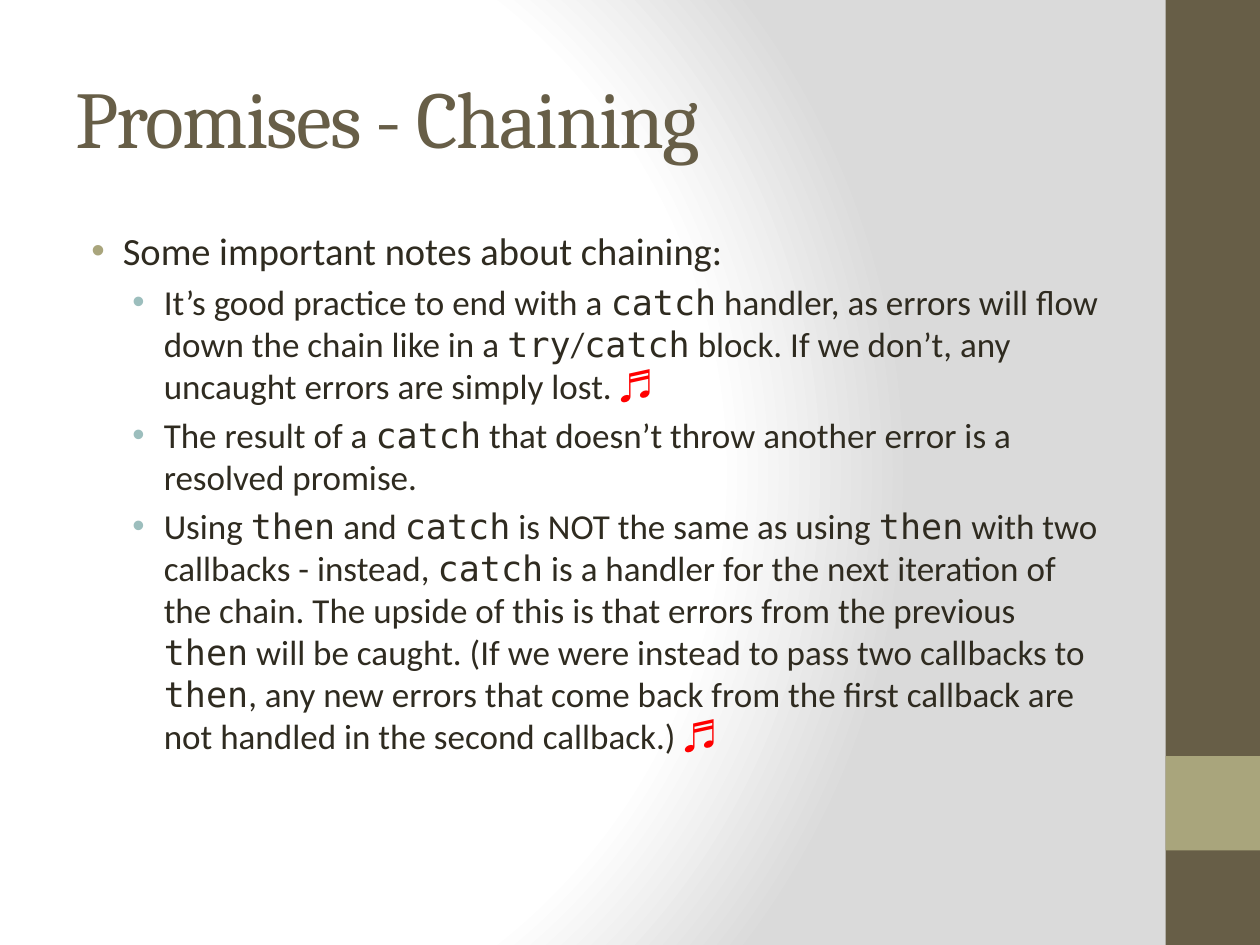
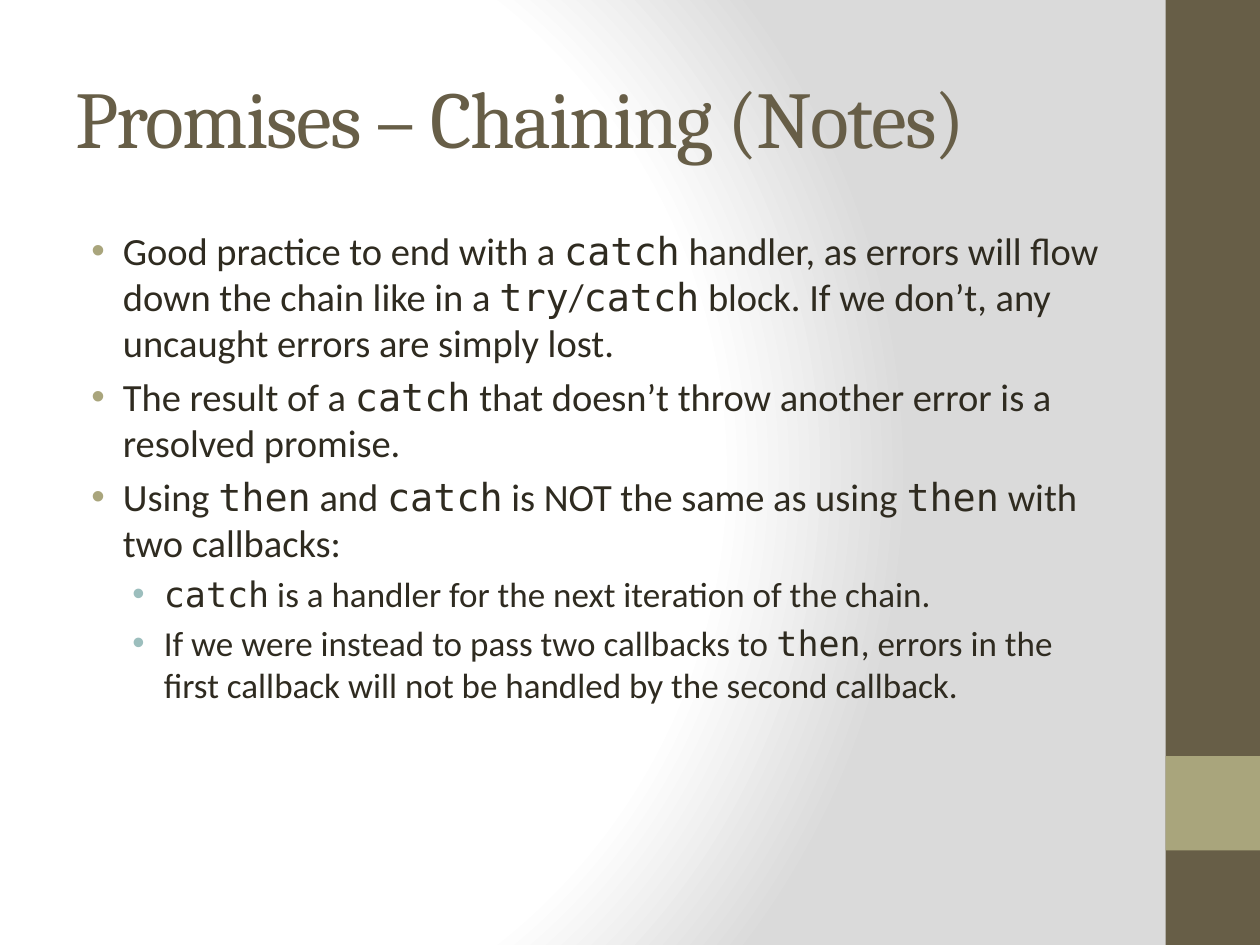
Before and after one commit to cheryly279/AsyncDiscussion, a slide deck: slide 16 of Async_Discussion_9_29_15.pptx (slide 18 before the commit). Drawn at 1260x945 pixels with LibreOffice and Linux fonts; fonts in the diff are those of the drawing. Boxes give left, top, right and bottom in pixels: in the first picture for what was removed or moved away, otherwise in the second. Text is boxed around its words. In the diff, an @@ line names an element or a change of style, - is before the commit and + after.

```diff
--- a/Async_Discussion_9_29_15.pptx
+++ b/Async_Discussion_9_29_15.pptx
@@ title at [76,91,966,166]: text changed @@
-Promises - Chaining
+Promises – Chaining (Notes)
@@ text at [123,235,1098,364]: text changed; size 20 to 22 pt @@
-• Some important notes about chaining:
-  • It’s good practice to end with a catch handler, as errors will flow down the chain like in a try/catch block. If we don’t, any uncaught errors are simply lost. ♬
+• Good practice to end with a catch handler, as errors will flow down the chain like in a try/catch block. If we don’t, any uncaught errors are simply lost.
@@ text at [123,381,1051,464]: size 20 to 22 pt in "The result of a catch that doesn’t ..."; list level 2 to 1 in "The result of a catch ..."; bullet colour #9CBEBD to #A9A57C @@
@@ text at [123,481,1077,704]: text changed @@
-  • Using then and catch is NOT the same as using then with two callbacks - instead, catch is a handler for the next iteration of the chain. The upside of this is that errors from the previous then will be caught. (If we were instead to pass two callbacks to then, any new errors that come back from the first callback are not handled in the second callback.) ♬
+• Using then and catch is NOT the same as using then with two callbacks:
+  • catch is a handler for the next iteration of the chain.
+  • If we were instead to pass two callbacks to then, errors in the first callback will not be handled by the second callback.
```
Also in this commit, not shown: 28 other slides changed, 1 slide added, 3 slides removed.
